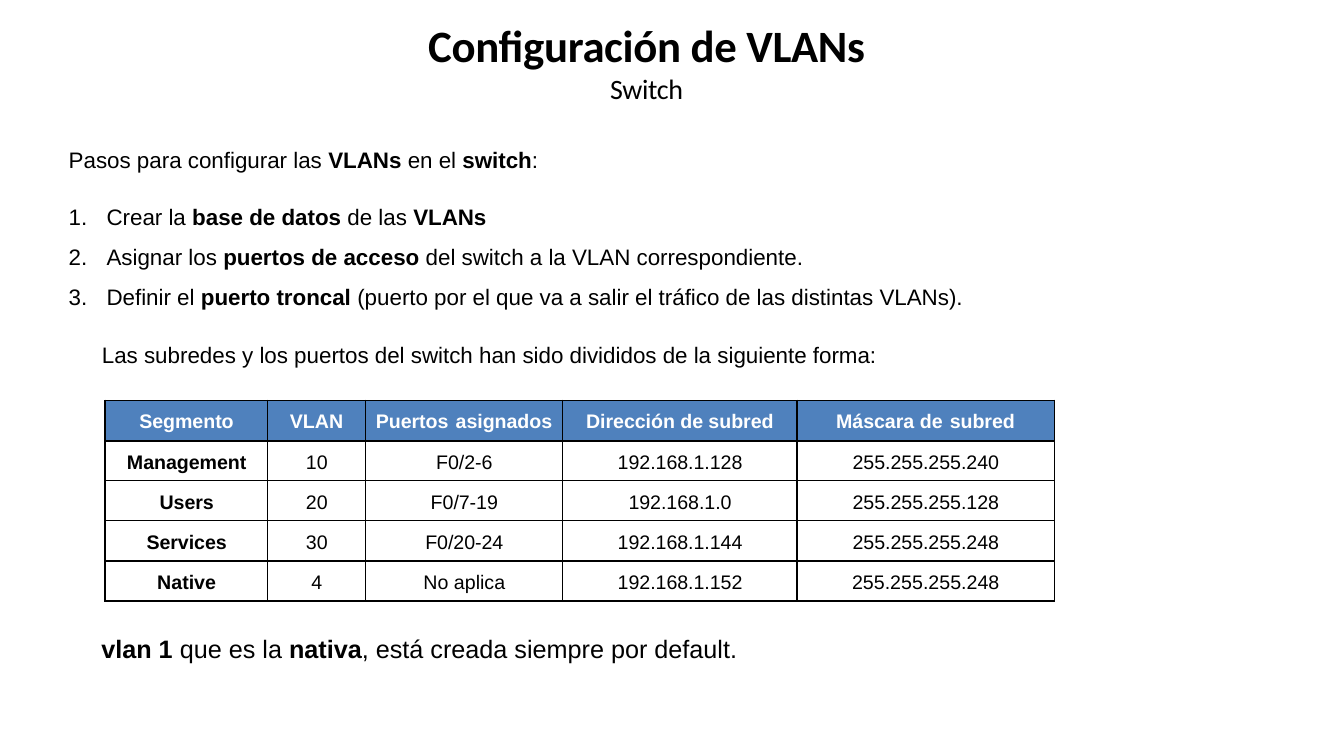
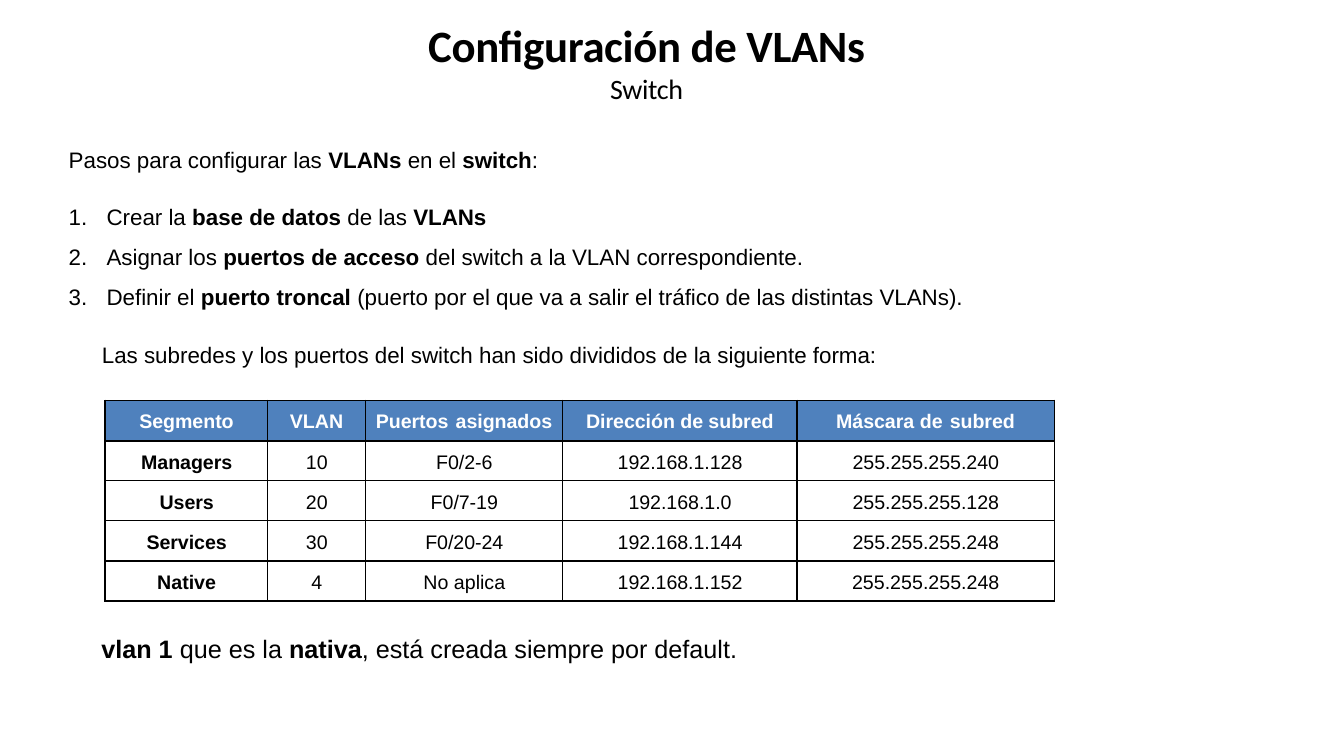
Before and after one commit to lizetheP/WAN, a slide deck: slide 9 of Calendario2026/Ejercicios/E2_VLAN/Ejer2_VLANs.pptx. Drawn at 1344x756 pixels with LibreOffice and Linux fonts; fonts in the diff are those of the drawing. Boxes give left, top, right and bottom in pixels: in the first picture for what was removed or moved away, otherwise in the second. Text is boxed around its words. In the diff, an @@ line names an element or a change of style, - is before the commit and + after.

```diff
--- a/Calendario2026/Ejercicios/E2_VLAN/Ejer2_VLANs.pptx
+++ b/Calendario2026/Ejercicios/E2_VLAN/Ejer2_VLANs.pptx
@@ table at [105,400,1055,601] @@
-row 2, column 1: Management
+row 2, column 1: Managers
```
Also in this commit, not shown: 3 other slides changed, 6 other files.
